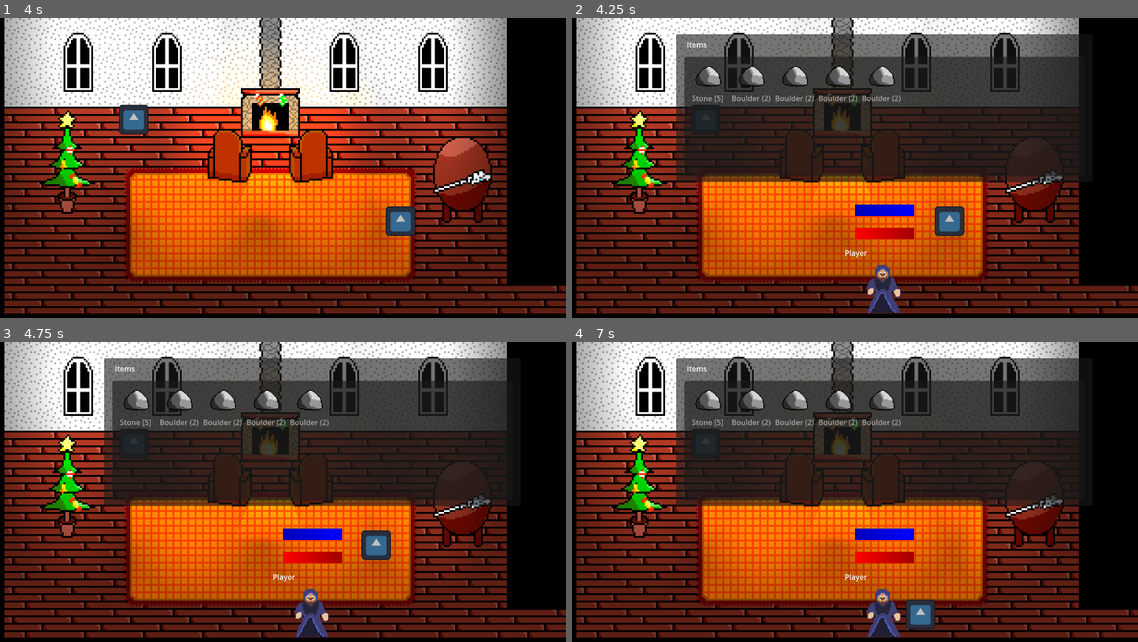
Above: before the commit, frames 1-4 (two rows, left to right).
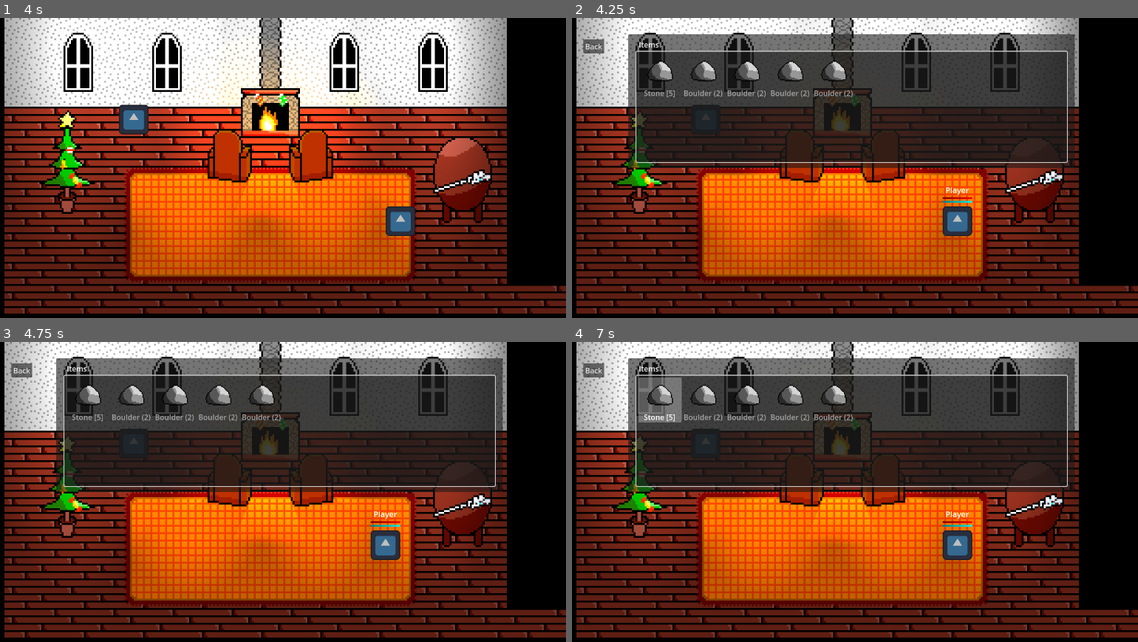
Above: after the commit, the same moments.

Repository: Monwiz/TheChristmasWand
Game: Godot game, scene res://Scenes/1.1home.tscn
Two runs of this game, one before a commit and one after it. Both use one fixed random seed, a clock stepped at 60 frames per second and the inputs below. The engine's default icon, where the game draws it, is replaced by a stand-in: a white triangle on a blue panel in a dark square.
Inputs (mouse positions are in pixels of both pictures, inside the frame that each line leads up to):
- Up to frame 1 (4 s): tap Enter (ui_accept) at 0.5, 0.77, 1.52, 3.02, 3.77 s; hold Right (ui_right) 0.53-1.28 s; hold Down (ui_down) 1.28-2.03 s; hold Right (ui_right) 2.03-2.78 s; hold Up (ui_up) 2.78-3.53 s; hold Left (ui_left) from 3.53 s (still down)
- Up to frame 2 (4.25 s): keep holding Left (ui_left); tap Escape (ui_cancel) at 4.15 s
- Up to frame 3 (4.75 s): release Left (ui_left) at 4.25 s; click (22, 369) at 4.25 s, where only the run after the commit has a clickable "Back"
- Up to frame 4 (7 s): tap Enter (ui_accept) at 5, 5.27, 6.77 s; hold Left (ui_left) 5.03-5.78 s; hold Down (ui_down) 5.78-6.53 s; hold Right (ui_right) from 6.53 s (still down)

Frame 1 is identical in both runs. In frame 2, 13% of the frame differs, in the area x 1-90%, y 5-99%; in frame 3, 13%; in frame 4, 14%.

Commit message:
Menu tweaks

Diff:
--- a/Characters/player.tscn
+++ b/Characters/player.tscn
@@ -41,6 +41,17 @@
 motion_mode = 1
 script = ExtResource("1_foq6m")
 
+[node name="Label" type="Label" parent="."]
+visible = false
+offset_left = -11.0
+offset_top = -20.0
+offset_right = 77.0
+offset_bottom = 4.0
+scale = Vector2(0.25, 0.25)
+theme_override_font_sizes/font_size = 17
+text = "Player"
+horizontal_alignment = 1
+
 [node name="Sprite" type="AnimatedSprite2D" parent="."]
 light_mask = 0
 scale = Vector2(0.125, 0.125)
--- a/Scenes/1.1home.tscn
+++ b/Scenes/1.1home.tscn
@@ -346,7 +346,7 @@
 [node name="Exit" type="Area2D" parent="."]
 position = Vector2(312.25, 152.25)
 script = ExtResource("5_0foww")
-new_scene_location = "res://Scenes/yard.tscn"
+new_scene_location = "res://Scenes/1yard.tscn"
 
 [node name="CollisionShape2D" type="CollisionShape2D" parent="Exit"]
 shape = SubResource("RectangleShape2D_xsw0a")
--- a/Scripts/Global/stats.gd
+++ b/Scripts/Global/stats.gd
@@ -5,11 +5,11 @@
 var player_magic = 100
 var player_fight_spells: Array[BattleSpell] = [preload("res://Assets/Resources/BattleSpells/kaboom.tres")]
 var _new_position: Vector2
+var player = null #set by the player
 
 var inventory: Array[Item]
 var interact_spells: Array
 
-var menu #set by the menu
 var team: int = 0 #1 - Jack Frost, 2 - Snow Queen, 4 - Jethro
 
 func reset():
@@ -64,9 +64,5 @@
 		add_item(boulder)
 #	add_item(preload("res://Assets/Resources/Items/stone.tres"))
 #	add_item(salad.duplicate())
-func open_menu():
-	menu.open()
-func close_menu():
-	menu.close()
 #If you use this in your project, you can add the speed of fighting of an entity
 #(and edit ../Systems/battle.gd), their strength
--- a/Scripts/Systems/menu.gd
+++ b/Scripts/Systems/menu.gd
@@ -1,20 +1,33 @@
 extends Panel
 
 var openable = true
+var menu_open = false
 
 func _ready() -> void:
-	Stats.menu = $"."
+	$"../Back".connect("button_down",close)
 
+func _physics_process(delta: float) -> void:
+	if Input.is_action_just_pressed("ui_cancel"):
+		if menu_open:
+			close()
+			menu_open = false
+		else:
+			open()
+			menu_open = true
 
 func open():
 	if not openable:
 		return
 	$"..".visible = true
 	update_inventory()
-	update_allies()
+	update_allies("open")
+	Stats.player.set_physics_process(false)
+	$InvList.grab_focus()
 
 func close():
 	$"..".visible = false
+	update_allies("close")
+	Stats.player.set_physics_process(true)
 
 func update_inventory():
 	$InvList.clear()
@@ -27,7 +40,6 @@
 		else:
 			item_list[i.name] = [0,i]
 	for i in item_list:
-		print(item_list[i])
 
 		if item_list[i][0] == -1:
 			var icon = ImageTexture.create_from_image(Image.load_from_file(item_list[i][1].icon))
@@ -39,5 +51,13 @@
 				icon.set_size_override(Vector2i(64,64))
 				$InvList.add_item(i,icon)
 
-func update_allies():
-	pass
+func update_allies(mode):
+	match mode:
+		"close":
+			Stats.player.get_node("HealthBar").visible = false
+			Stats.player.get_node("MagicBar").visible = false
+			Stats.player.get_node("Label").visible = false
+		"open":
+			Stats.player.get_node("HealthBar").visible = true
+			Stats.player.get_node("MagicBar").visible = true
+			Stats.player.get_node("Label").visible = true
--- a/Scripts/player.gd
+++ b/Scripts/player.gd
@@ -16,6 +16,7 @@
 	$HealthBar.value = Stats.player_hp
 	if Stats._new_position != Vector2.ZERO:
 		global_position = Stats._new_position
+	Stats.player = $"."
 
 func _physics_process(delta: float) -> void:
 	if skipping_iteration:
@@ -62,14 +63,6 @@
 			if collider.has_method("interact"):
 				collider.interact(self)
 
-	if Input.is_action_just_pressed("ui_cancel"):
-		if menu_open:
-			Stats.close_menu()
-			menu_open = false
-		else:
-			Stats.open_menu()
-			menu_open = true
-
 func hurt(val: int) -> void:
 	Stats.player_hp -= val / defense
 	$HealthBar.value = Stats.player_hp
--- a/Ui/gui.tscn
+++ b/Ui/gui.tscn
@@ -1,75 +1,69 @@
-[gd_scene load_steps=19 format=3 uid="uid://h3xrvmpf1noe"]
+[gd_scene load_steps=6 format=3 uid="uid://h3xrvmpf1noe"]
 
 [ext_resource type="Script" path="res://Scripts/Systems/menu.gd" id="1_wmuum"]
 [ext_resource type="PackedScene" uid="uid://33dlfcgvy37v" path="res://Ui/battle.tscn" id="1_wrsa7"]
 [ext_resource type="Theme" uid="uid://qagfmr7thawf" path="res://Assets/Other/dialogue.tres" id="2_q21w8"]
 [ext_resource type="Script" path="res://Scripts/Systems/dialogue_box.gd" id="3_7op4r"]
 [ext_resource type="Script" path="res://Scripts/choices.gd" id="4_b1t56"]
-[ext_resource type="Texture2D" uid="uid://bvorsyguhyca8" path="res://Assets/Textures/Characters/Mage/Walking.png" id="6_gbdrh"]
-
-[sub_resource type="StyleBoxEmpty" id="StyleBoxEmpty_8o287"]
-
-[sub_resource type="AtlasTexture" id="AtlasTexture_sers2"]
-atlas = ExtResource("6_gbdrh")
-region = Rect2(0, 0, 64, 64)
-
-[sub_resource type="AtlasTexture" id="AtlasTexture_hjp3r"]
-atlas = ExtResource("6_gbdrh")
-region = Rect2(64, 0, 64, 64)
-
-[sub_resource type="AtlasTexture" id="AtlasTexture_3lblo"]
-atlas = ExtResource("6_gbdrh")
-region = Rect2(128, 0, 64, 64)
-
-[sub_resource type="AtlasTexture" id="AtlasTexture_5nufy"]
-atlas = ExtResource("6_gbdrh")
-region = Rect2(192, 0, 64, 64)
-
-[sub_resource type="SpriteFrames" id="SpriteFrames_hj877"]
-animations = [{
-"frames": [{
-"duration": 1.0,
-"texture": SubResource("AtlasTexture_sers2")
-}, {
-"duration": 1.0,
-"texture": SubResource("AtlasTexture_hjp3r")
-}, {
-"duration": 1.0,
-"texture": SubResource("AtlasTexture_3lblo")
-}, {
-"duration": 1.0,
-"texture": SubResource("AtlasTexture_5nufy")
-}],
-"loop": true,
-"name": &"new_animation",
-"speed": 5.0
-}]
-
-[sub_resource type="Gradient" id="Gradient_ta2nc"]
-colors = PackedColorArray(0, 0, 0, 1, 0, 0, 0, 1)
-
-[sub_resource type="GradientTexture2D" id="GradientTexture2D_upyi2"]
-gradient = SubResource("Gradient_ta2nc")
-width = 128
-height = 25
-
-[sub_resource type="Gradient" id="Gradient_5dj11"]
-colors = PackedColorArray(1, 0, 0, 1, 0.643137, 0, 0, 1)
-
-[sub_resource type="GradientTexture2D" id="GradientTexture2D_5bp5t"]
-gradient = SubResource("Gradient_5dj11")
-width = 128
-height = 25
-
-[sub_resource type="Gradient" id="Gradient_63xth"]
-colors = PackedColorArray(0, 0, 0.72549, 1, 0, 0, 1, 1)
-
-[sub_resource type="GradientTexture2D" id="GradientTexture2D_4qeyk"]
-gradient = SubResource("Gradient_63xth")
-width = 128
-height = 25
 
 [node name="Gui" type="CanvasLayer"]
+
+[node name="Menu" type="Control" parent="."]
+visible = false
+layout_mode = 3
+anchors_preset = 0
+offset_right = 1280.0
+offset_bottom = 720.0
+
+[node name="Inventory" type="Panel" parent="Menu"]
+layout_mode = 1
+anchors_preset = 8
+anchor_left = 0.5
+anchor_top = 0.5
+anchor_right = 0.5
+anchor_bottom = 0.5
+offset_left = -464.0
+offset_top = -325.0
+offset_right = 503.0
+offset_bottom = -35.0
+grow_horizontal = 2
+grow_vertical = 2
+script = ExtResource("1_wmuum")
+
+[node name="InvList" type="ItemList" parent="Menu/Inventory"]
+layout_mode = 1
+anchors_preset = 8
+anchor_left = 0.5
+anchor_top = 0.5
+anchor_right = 0.5
+anchor_bottom = 0.5
+offset_left = -465.5
+offset_top = -107.0
+offset_right = 466.5
+offset_bottom = 132.0
+grow_horizontal = 2
+grow_vertical = 2
+text_overrun_behavior = 1
+max_columns = 8
+fixed_column_width = 90
+icon_mode = 0
+fixed_icon_size = Vector2i(64, 64)
+
+[node name="Label" type="Label" parent="Menu/Inventory"]
+layout_mode = 0
+offset_left = 23.0
+offset_top = 11.0
+offset_right = 67.0
+offset_bottom = 34.0
+text = "Items"
+
+[node name="Back" type="Button" parent="Menu"]
+layout_mode = 0
+offset_left = 79.0
+offset_top = 46.0
+offset_right = 124.0
+offset_bottom = 77.0
+text = "Back"
 
 [node name="Battle" parent="." instance=ExtResource("1_wrsa7")]
 visible = false
@@ -157,116 +151,4 @@
 action_mode = 0
 flat = true
 
-[node name="Menu" type="Control" parent="."]
-visible = false
-layout_mode = 3
-anchors_preset = 0
-offset_right = 1280.0
-offset_bottom = 720.0
-
-[node name="Inventory" type="Panel" parent="Menu"]
-layout_mode = 1
-anchors_preset = 8
-anchor_left = 0.5
-anchor_top = 0.5
-anchor_right = 0.5
-anchor_bottom = 0.5
-offset_left = -360.0
-offset_top = -325.0
-offset_right = 542.0
-offset_bottom = -5.0
-grow_horizontal = 2
-grow_vertical = 2
-script = ExtResource("1_wmuum")
-
-[node name="InvList" type="ItemList" parent="Menu/Inventory"]
-layout_mode = 1
-anchors_preset = 8
-anchor_left = 0.5
-anchor_top = 0.5
-anchor_right = 0.5
-anchor_bottom = 0.5
-offset_left = -433.0
-offset_top = -111.0
-offset_right = 433.0
-offset_bottom = 148.0
-grow_horizontal = 2
-grow_vertical = 2
-text_overrun_behavior = 1
-max_columns = 8
-fixed_column_width = 90
-icon_mode = 0
-fixed_icon_size = Vector2i(64, 64)
-
-[node name="Label" type="Label" parent="Menu/Inventory"]
-layout_mode = 0
-offset_left = 23.0
-offset_top = 11.0
-offset_right = 67.0
-offset_bottom = 34.0
-text = "Items"
-
-[node name="Allies" type="HFlowContainer" parent="Menu"]
-layout_mode = 0
-offset_left = 313.0
-offset_top = 379.0
-offset_right = 1149.0
-offset_bottom = 679.0
-alignment = 1
-
-[node name="Player" type="Panel" parent="Menu/Allies"]
-custom_minimum_size = Vector2(200, 300)
-layout_direction = 3
-layout_mode = 2
-theme_override_styles/panel = SubResource("StyleBoxEmpty_8o287")
-
-[node name="Sprite" type="AnimatedSprite2D" parent="Menu/Allies/Player"]
-position = Vector2(100, 200)
-scale = Vector2(2, 2)
-sprite_frames = SubResource("SpriteFrames_hj877")
-animation = &"new_animation"
-frame = 1
-
-[node name="Name" type="Label" parent="Menu/Allies/Player"]
-layout_mode = 0
-offset_left = 137.0
-offset_top = 118.0
-offset_right = 186.0
-offset_bottom = 141.0
-text = "Player"
-
-[node name="HP" type="TextureProgressBar" parent="Menu/Allies/Player"]
-layout_mode = 1
-anchors_preset = 8
-anchor_left = 0.5
-anchor_top = 0.5
-anchor_right = 0.5
-anchor_bottom = 0.5
-offset_left = -64.0
-offset_top = -75.0
-offset_right = 64.0
-offset_bottom = -50.0
-grow_horizontal = 2
-grow_vertical = 2
-value = 100.0
-texture_under = SubResource("GradientTexture2D_upyi2")
-texture_progress = SubResource("GradientTexture2D_5bp5t")
-
-[node name="MP" type="TextureProgressBar" parent="Menu/Allies/Player"]
-layout_mode = 1
-anchors_preset = 8
-anchor_left = 0.5
-anchor_top = 0.5
-anchor_right = 0.5
-anchor_bottom = 0.5
-offset_left = -64.0
-offset_top = -125.0
-offset_right = 64.0
-offset_bottom = -100.0
-grow_horizontal = 2
-grow_vertical = 2
-value = 100.0
-texture_under = SubResource("GradientTexture2D_upyi2")
-texture_progress = SubResource("GradientTexture2D_4qeyk")
-
 [connection signal="returned" from="DialogueRelevant/DialogueBox" to="Battle" method="set_returned"]
